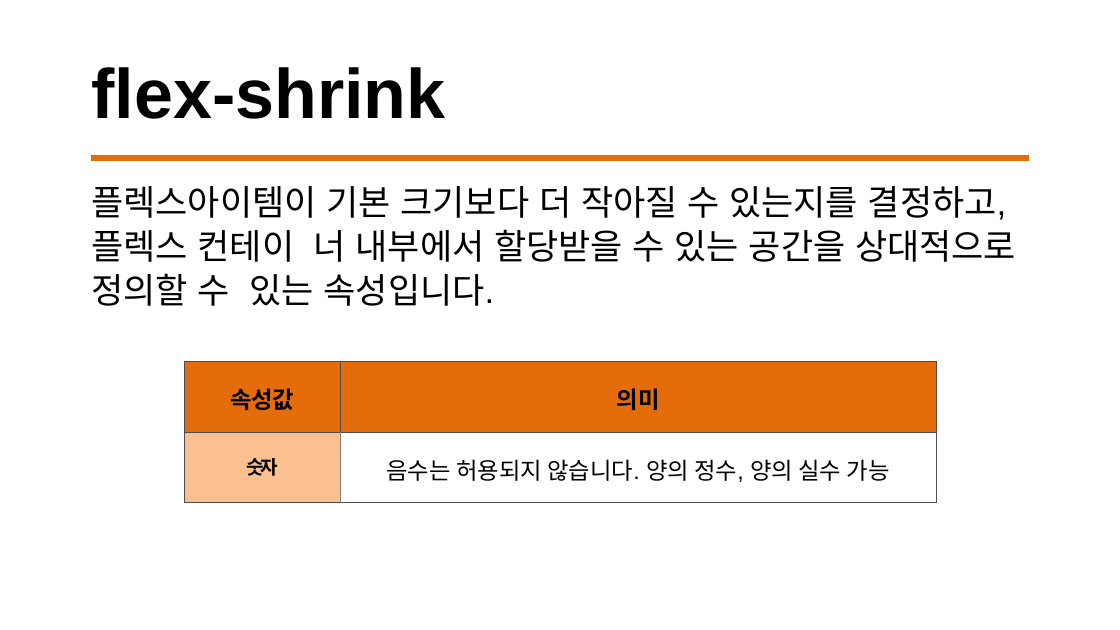
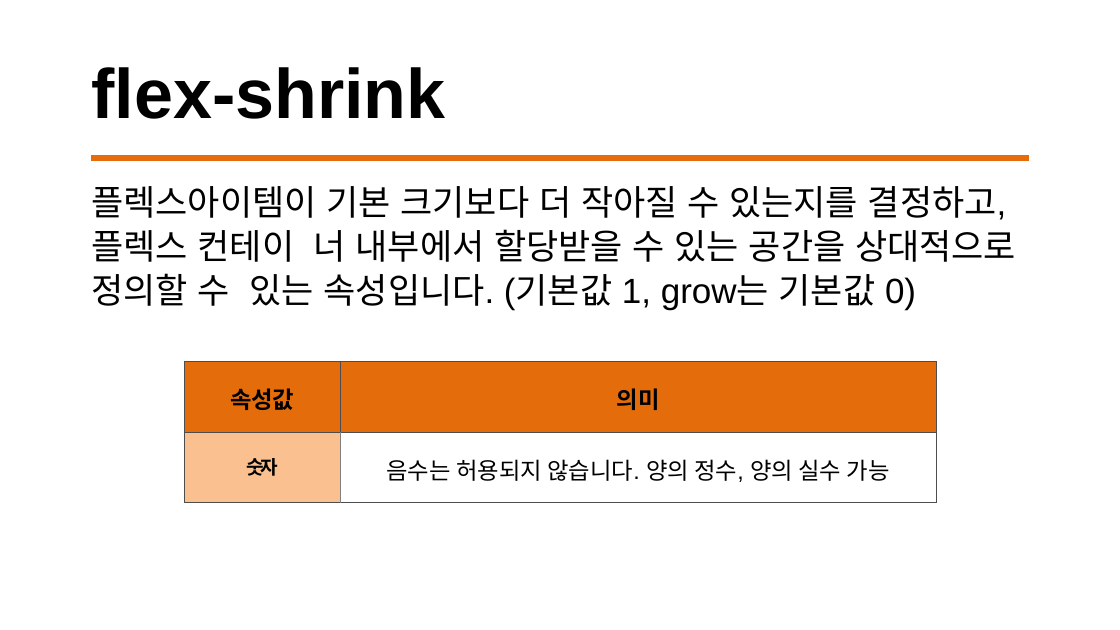
Before and after one commit to Aseon0509/test-repository, a slide deck: slide 14 of 수업자료/7. flex_grid.pptx. Drawn at 1120x630 pixels with LibreOffice and Linux fonts; fonts in the diff are those of the drawing. Boxes give left, top, right and bottom in pixels: in the first picture for what was removed or moved away, otherwise in the second. Text is boxed around its words. In the diff, an @@ line names an element or a change of style, - is before the commit and + after.

```diff
--- a/수업자료/7. flex_grid.pptx
+++ b/수업자료/7. flex_grid.pptx
@@ text at <box>91,186,1016,310</box>: text changed @@
-플렉스아이템이 기본 크기보다 더 작아질 수 있는지를 결정하고, 플렉스 컨테이 너 내부에서 할당받을 수 있는 공간을 상대적으로 정의할 수 있는 속성입니다.
+플렉스아이템이 기본 크기보다 더 작아질 수 있는지를 결정하고, 플렉스 컨테이 너 내부에서 할당받을 수 있는 공간을 상대적으로 정의할 수 있는 속성입니다. (기본값 1, grow는 기본값 0)
```
Also in this commit, not shown: 4 other slides changed, 26 other files.
